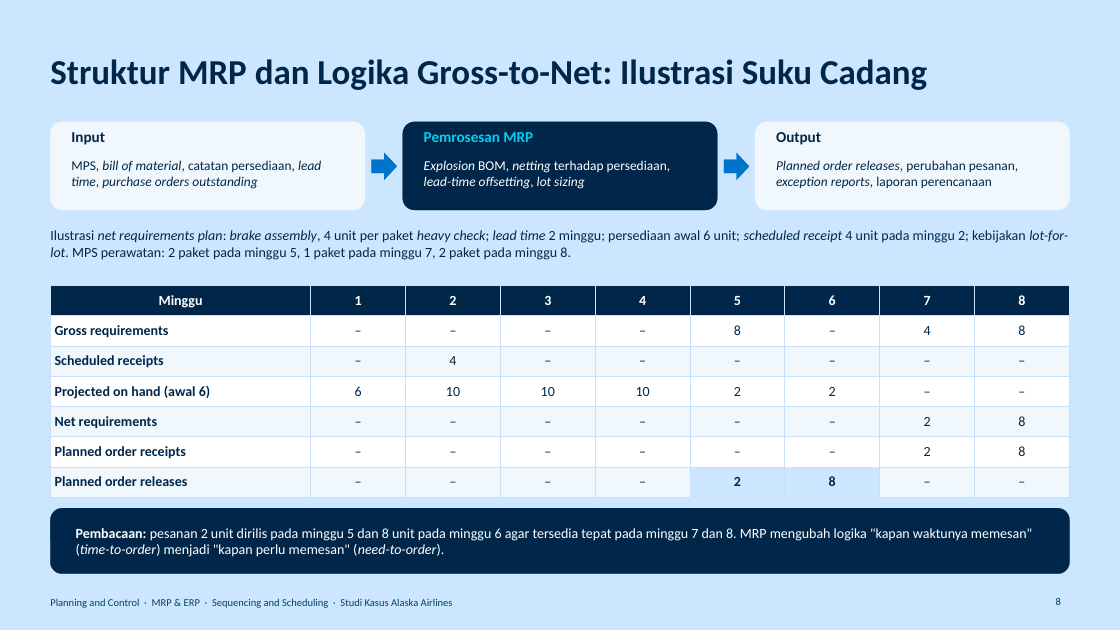
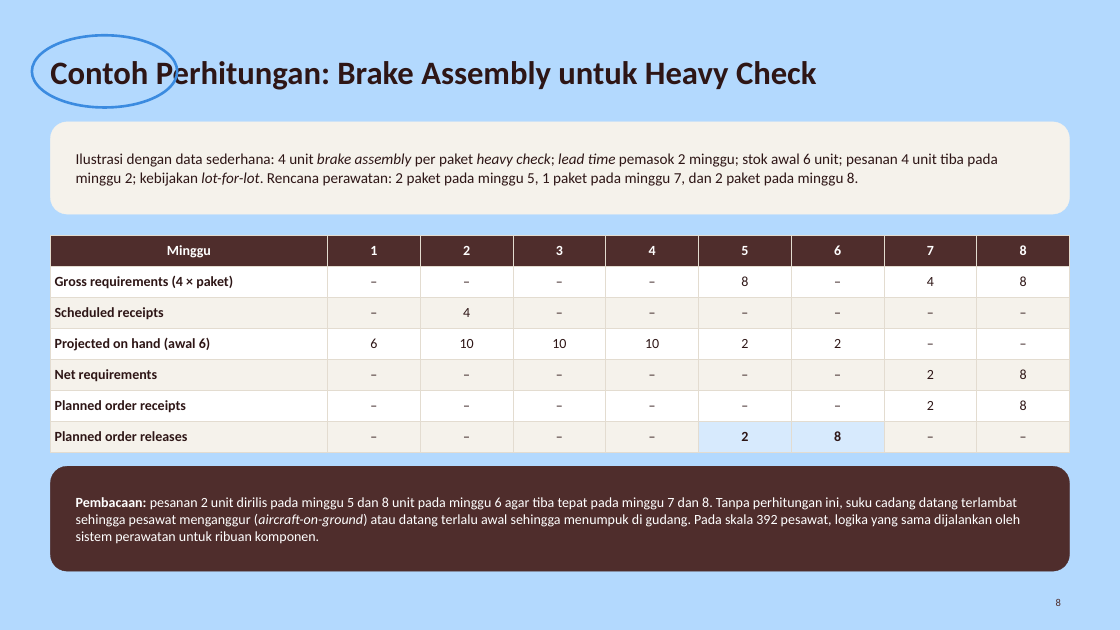
Before and after one commit to aslihabnuri/Dom-Manipulation, a slide deck: slide 8 of presentasi/Planning-and-Control_MRP-ERP-Scheduling_Alaska-Airlines.pptx. Drawn at 1120x630 pixels with LibreOffice and Linux fonts; fonts in the diff are those of the drawing. Boxes give left, top, right and bottom in pixels: in the first picture for what was removed or moved away, otherwise in the second. Text is boxed around its words. In the diff, an @@ line names an element or a change of style, - is before the commit and + after.

```diff
--- a/presentasi/Planning-and-Control_MRP-ERP-Scheduling_Alaska-Airlines.pptx
+++ b/presentasi/Planning-and-Control_MRP-ERP-Scheduling_Alaska-Airlines.pptx
@@ background #CDE6FF to #B3D9FE @@
@@ ellipse added at (x1=32, y1=35, x2=177, y2=108), outline #3B8BE0 2.25 pt @@
@@ title at (x1=50, y1=57, x2=816, y2=92): text changed; size 30 to 28 pt; text colour #00274A to #2E1616 @@
-Struktur MRP dan Logika Gross-to-Net: Ilustrasi Suku Cadang
+Contoh Perhitungan: Brake Assembly untuk Heavy Check
@@ rounded rectangle resized from (x1=402, y1=122, x2=717, y2=210) to (x1=50, y1=122, x2=1070, y2=214) @@
@@ rounded rectangle at (x1=50, y1=122, x2=1070, y2=214): fill #00274A to #F5F2EB; outline #00274A 0.25 pt to #F5F2EB 0.25 pt; proportions changed @@
@@ rounded rectangle removed at (x1=50, y1=122, x2=365, y2=210) @@
@@ text removed at (x1=71, y1=132, x2=105, y2=145) @@
-Input
@@ text "Ilustrasi dengan data sederhana: 4 ..." at (x1=76, y1=153, x2=997, y2=186): vertical alignment top to middle @@
@@ text removed at (x1=424, y1=132, x2=533, y2=142) @@
-Pemrosesan MRP
@@ rounded rectangle removed at (x1=755, y1=122, x2=1070, y2=210) @@
@@ text removed at (x1=776, y1=132, x2=821, y2=145) @@
-Output
@@ text removed at (x1=71, y1=160, x2=321, y2=189) @@
-MPS, bill of material, catatan persediaan, lead time, purchase orders outstanding
@@ text at (x1=76, y1=153, x2=997, y2=186): text changed; size 12 to 13 pt; text colour #00274A to #2E1616 @@
-Ilustrasi net requirements plan: brake assembly, 4 unit per paket heavy check; lead time 2 minggu; persediaan awal 6 unit; scheduled receipt 4 unit pada minggu 2; kebijakan lot-for-lot. MPS perawatan: 2 paket pada minggu 5, 1 paket pada minggu 7, 2 paket pada minggu 8.
+Ilustrasi dengan data sederhana: 4 unit brake assembly per paket heavy check; lead time pemasok 2 minggu; stok awal 6 unit; pesanan 4 unit tiba pada minggu 2; kebijakan lot-for-lot. Rencana perawatan: 2 paket pada minggu 5, 1 paket pada minggu 7, dan 2 paket pada minggu 8.
@@ right arrow removed at (x1=371, y1=153, x2=397, y2=180) @@
@@ text removed at (x1=424, y1=160, x2=671, y2=189) @@
-Explosion BOM, netting terhadap persediaan, lead-time offsetting, lot sizing
@@ right arrow removed at (x1=724, y1=153, x2=749, y2=180) @@
@@ text removed at (x1=776, y1=160, x2=1018, y2=188) @@
-Planned order releases, perubahan pesanan, exception reports, laporan perencanaan
@@ table at (x1=50, y1=235, x2=1067, y2=445) @@
-row 2, column 1: Gross requirements
+row 2, column 1: Gross requirements (4 × paket)
@@ fill #00274A to #4F2D2C in row 1 @@
@@ fill #F0F7FD to #F5F2EB in 25 cells @@
@@ fill #CDE6FF to #D7EAFD in 2 cells @@
@@ text colour #00274A to #2E1616 in "–", "–", "–", "–" and 49 more places @@
@@ borders changed @@
@@ table resized from (x1=50, y1=286, x2=1070, y2=490) to (x1=50, y1=235, x2=1067, y2=445) @@
@@ rounded rectangle resized from (x1=50, y1=508, x2=1070, y2=574) to (x1=50, y1=466, x2=1070, y2=571) @@
@@ rounded rectangle at (x1=50, y1=466, x2=1070, y2=571): fill #00274A to #4F2D2C; outline #00274A 0.25 pt to #4F2D2C 0.25 pt; proportions changed @@
@@ text at (x1=76, y1=497, x2=1020, y2=544): text changed @@
-Pembacaan: pesanan 2 unit dirilis pada minggu 5 dan 8 unit pada minggu 6 agar tersedia tepat pada minggu 7 dan 8. MRP mengubah logika "kapan waktunya memesan" (time-to-order) menjadi "kapan perlu memesan" (need-to-order).
+Pembacaan: pesanan 2 unit dirilis pada minggu 5 dan 8 unit pada minggu 6 agar tiba tepat pada minggu 7 dan 8. Tanpa perhitungan ini, suku cadang datang terlambat sehingga pesawat menganggur (aircraft-on-ground) atau datang terlalu awal sehingga menumpuk di gudang. Pada skala 392 pesawat, logika yang sama dijalankan oleh sistem perawatan untuk ribuan komponen.
@@ text removed at (x1=50, y1=598, x2=453, y2=608) @@
-Planning and Control · MRP & ERP · Sequencing and Scheduling · Studi Kasus Alaska Airlines
@@ page number at (x1=1056, y1=599, x2=1061, y2=606): text colour #01426A to #4F2D2C @@
```
Also in this commit, not shown: 6 other slides changed, 13 slides added, 24 slides removed, 5 other files.
